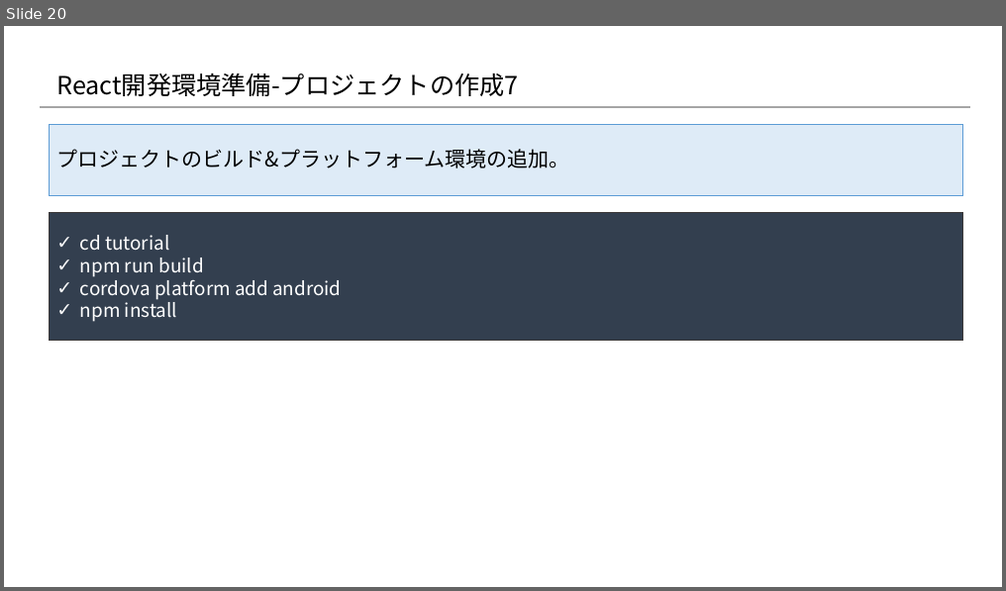
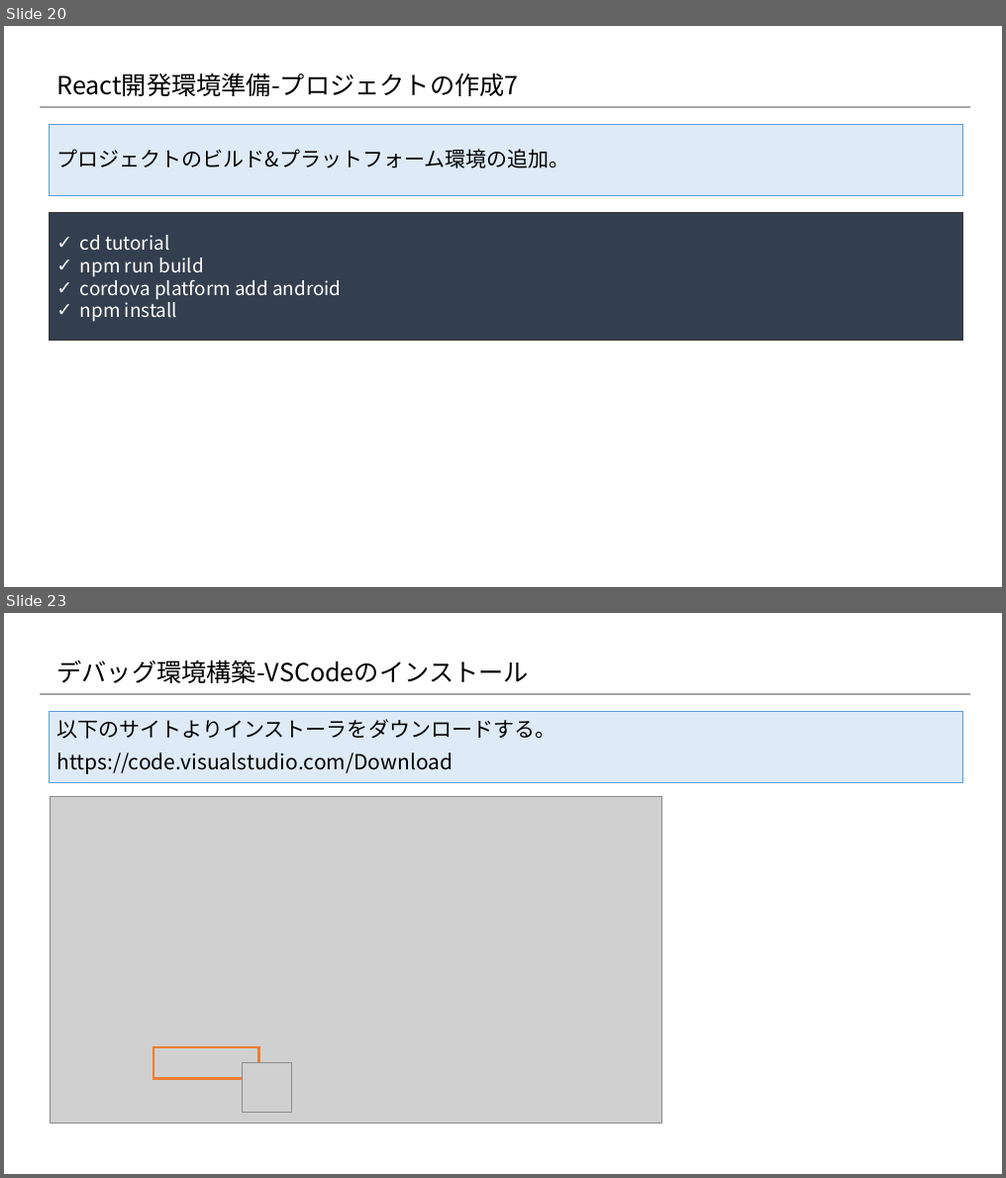
Before and after one commit to konnpeitoon/diary, a slide deck: doc/01_勉強会/01_勉強会資料/20180719_勉強会/02.資料/04_開発環境構築.pptx. Shown one above the other, each under a label of ours: slide 20 before the commit, slides 20 and 23 after it; the slides between them are not shown. The pictures are 1006x591 and 1006x1178 pixels, drawn with LibreOffice and Linux fonts; fonts in the diff are those of the drawing; grey boxes stand for pictures; background and template pictures are left out. Boxes give left, top, right and bottom in pixels: in the first picture for what was removed or moved away, otherwise in the second. Text is boxed around its words. In the diff, an @@ line names an element or a change of style, - is before the commit and + after.

Commit message:
VSCodeに関する記載を追加

```diff
--- a/doc/01_勉強会/01_勉強会資料/20180719_勉強会/02.資料/04_開発環境構築.pptx
+++ b/doc/01_勉強会/01_勉強会資料/20180719_勉強会/02.資料/04_開発環境構築.pptx
@@ slide 23 added at box(4, 613, 1002, 1174), background #FFFFFF; not listed: 1 template element that a slide beside it also shows @@
@@ title added at box(56, 660, 528, 683), 24 pt, text #000000 @@
+デバッグ環境構築-VSCodeのインストール
@@ rectangle added at box(50, 711, 963, 782), fill #DEEBF7, outline #5B9BD5 0.75 pt, 20 pt, text #000000 @@
+以下のサイトよりインストーラをダウンロードする。
+https://code.visualstudio.com/Download
@@ picture added at box(50, 796, 662, 1123) @@
@@ rectangle added at box(153, 1048, 259, 1078), outline #ED7D31 2.25 pt @@
@@ picture added at box(242, 1062, 291, 1112) @@
```
Also in this commit, not shown: 4 slides changed, 7 other slides added, 1 slide removed.
